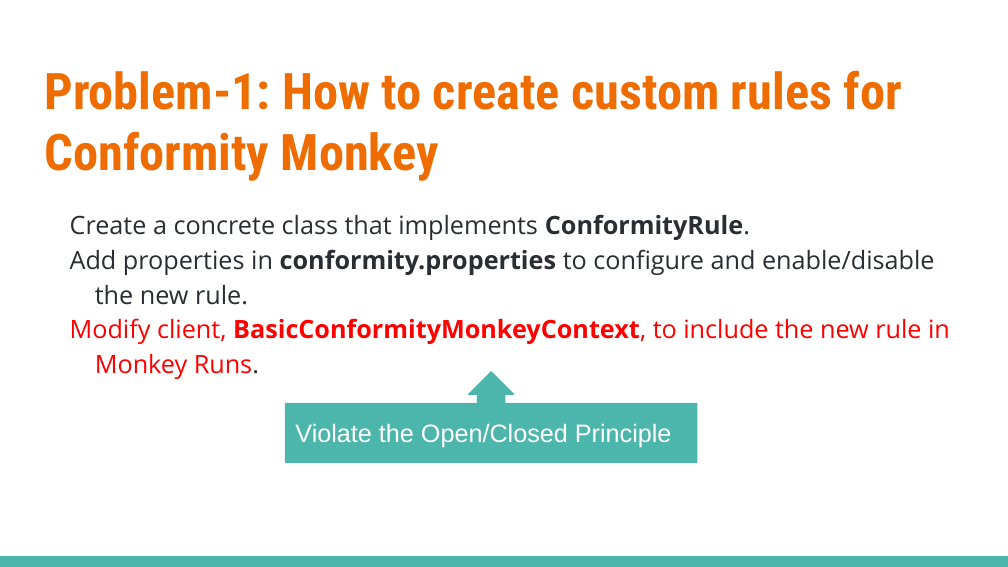
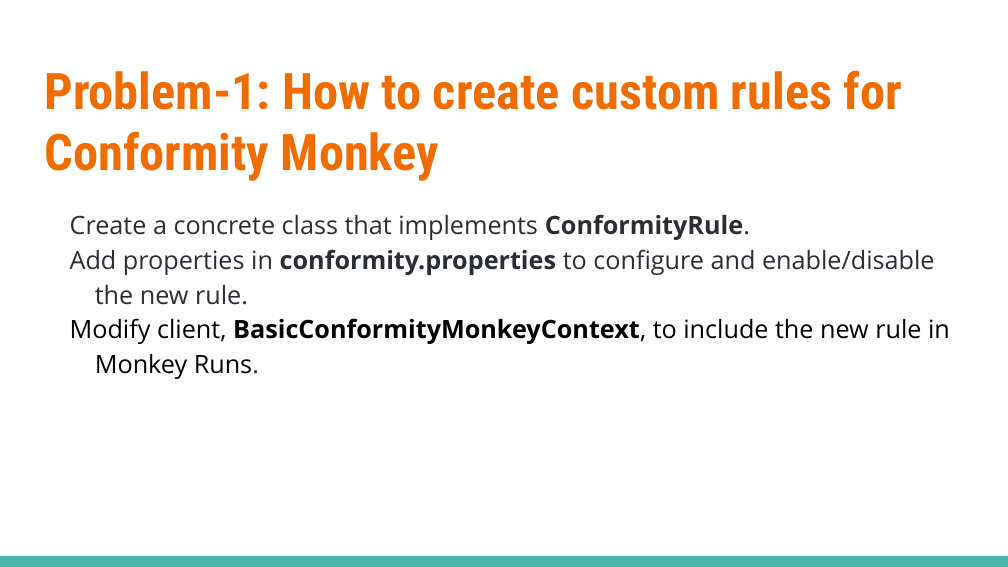
Before and after one commit to allen1759/NTU105-2_Software-Engineering, a slide deck: slide 16 of MeetingMinutes/SimianArmy_RelatedFiles/Final Conformity.pptx. Drawn at 1008x567 pixels with LibreOffice and Linux fonts; fonts in the diff are those of the drawing. Boxes give left, top, right and bottom in pixels: in the first picture for what was removed or moved away, otherwise in the second. Text is boxed around its words. In the diff, an @@ line names an element or a change of style, - is before the commit and + after.

Commit message:
update Final ConformityMonkey ppt

```diff
--- a/MeetingMinutes/SimianArmy_RelatedFiles/Final Conformity.pptx
+++ b/MeetingMinutes/SimianArmy_RelatedFiles/Final Conformity.pptx
@@ text at [70,318,950,379]: text colour #FF0000 to #000000 in "Modify client, BasicConformityMonkeyContext, to include the  ..." @@
@@ up arrow callout at [285,372,697,463]: fill #4DB6AC to none; outline #4DB6AC 0.75 pt to none @@
@@ text in up arrow callout at [295,423,672,448]: text removed @@
-Violate the Open/Closed Principle
```
Also in this commit, not shown: 1 other slide changed, 2 slides removed.
